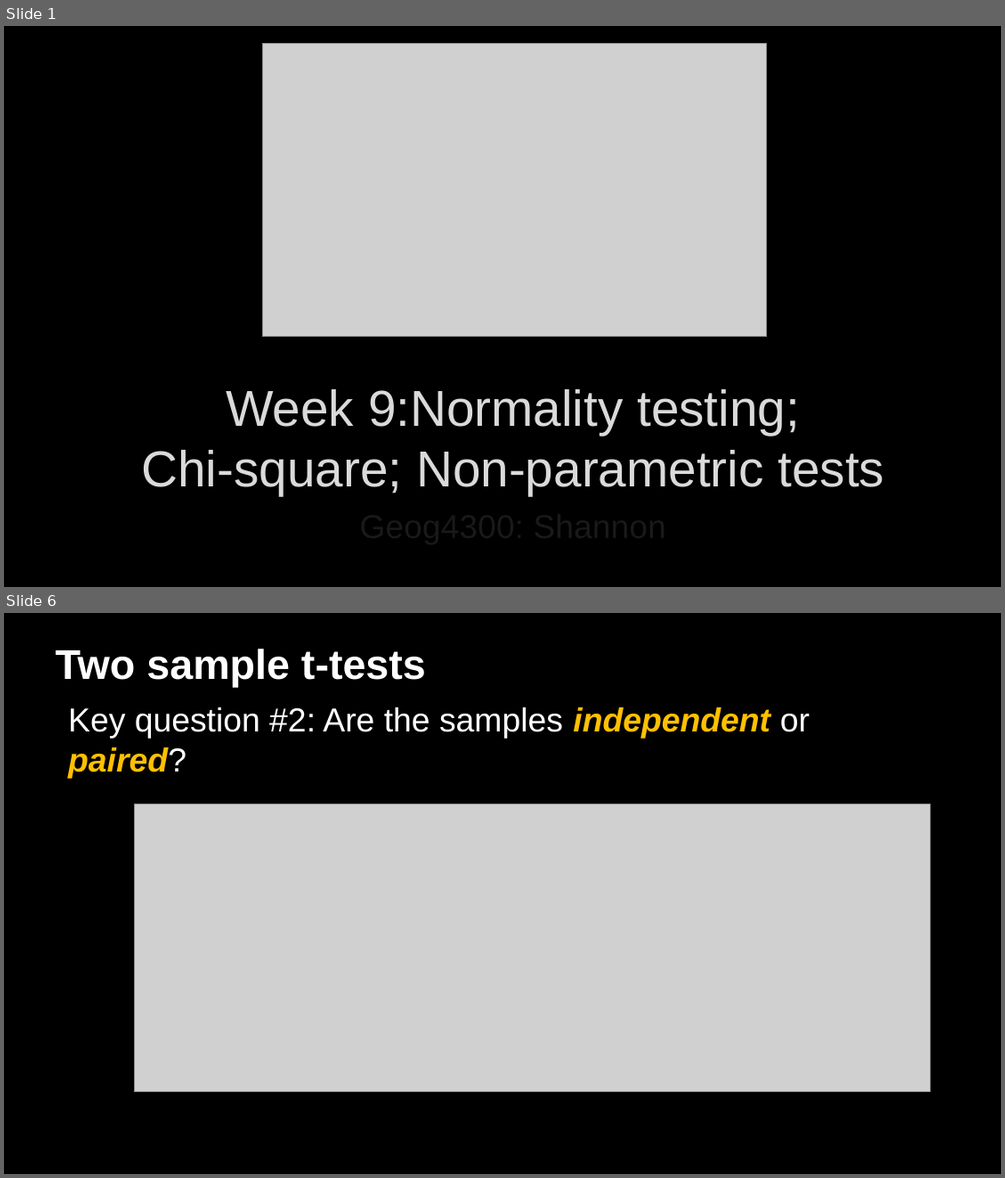
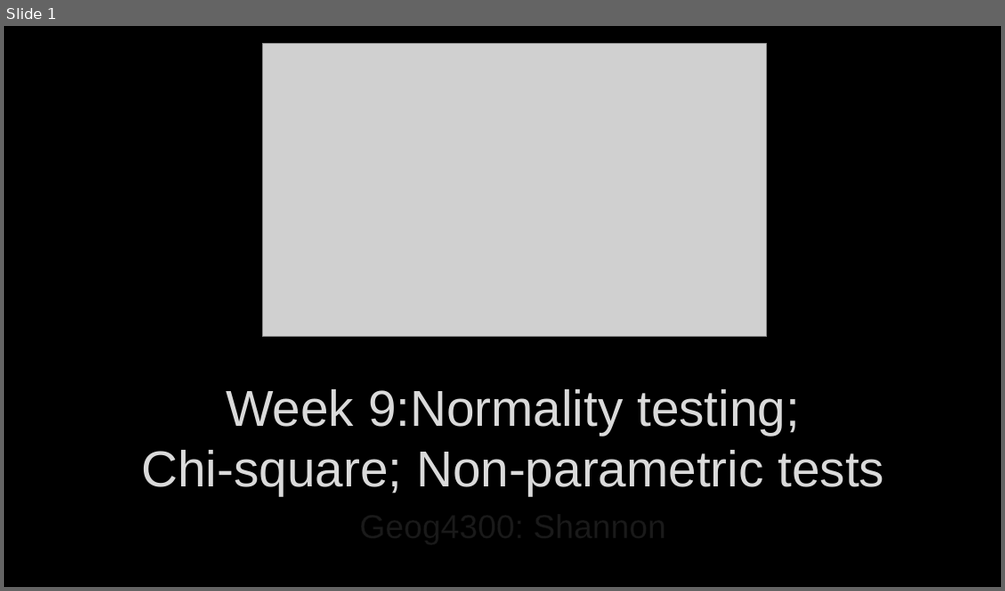
Before and after one commit to jshannon75/geog4300, a slide deck: in_class_slides/geog4300_W09-1 Chi square normality non-parametric.pptx. Shown one above the other, each under a label of ours: slides 1 and 6 before the commit, slide 1 after it; the slides between them are not shown. The pictures are 1005x1178 and 1005x591 pixels, drawn with LibreOffice and Linux fonts; fonts in the diff are those of the drawing; grey boxes stand for pictures; background and template pictures are left out. Boxes give left, top, right and bottom in pixels: in the first picture for what was removed or moved away, otherwise in the second. Text is boxed around its words. In the diff, an @@ line names an element or a change of style, - is before the commit and + after.

```diff
--- a/in_class_slides/geog4300_W09-1 Chi square normality non-parametric.pptx
+++ b/in_class_slides/geog4300_W09-1 Chi square normality non-parametric.pptx
@@ slide 6 removed at (x1=4, y1=613, x2=1001, y2=1174), background picture (left out) @@
@@ text removed at (x1=56, y1=649, x2=426, y2=687) @@
-Two sample t-tests
@@ text removed at (x1=68, y1=707, x2=809, y2=779) @@
-Key question #2: Are the samples independent or paired?
@@ picture removed at (x1=134, y1=803, x2=930, y2=1092) @@
```
Also in this commit, not shown: 6 other slides removed, 2 other files.
